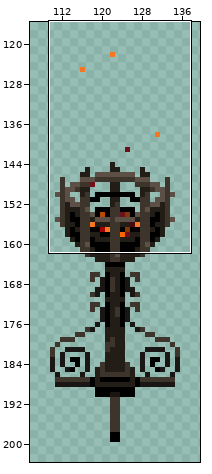
Two versions of one pixel-art file, Nevermore Unity Project/Assets/Art Assets/Alex/Ambient Enviro Art/ambient_enviro.ase. The first picture is a wide view before the edit; the outline marks the close-up.
Close-up. As it was:
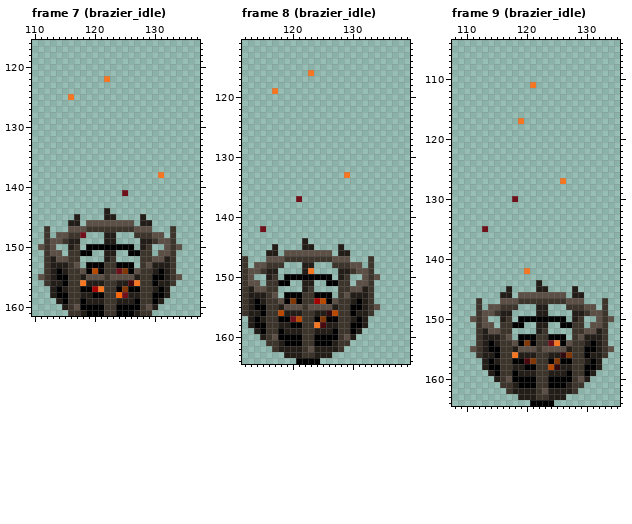
100x100 pixels, 12 frames. Colours within 5 levels of each other are drawn and written as one. Shown: frame 7 (brazier_idle): x 110..137, y 116..161; frame 8 (brazier_idle): x 112..139, y 111..164; frame 9 (brazier_idle): x 108..135, y 104..164. The old version is drawn lined up with the new one, on the new canvas. The wide view leaves out empty margins. The commit also changed other frames or places, which this record leaves out.
New version:
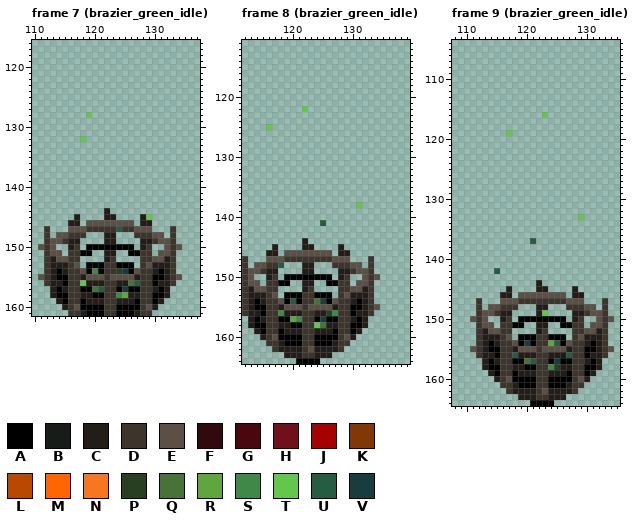
Palette (. is transparent): A #000000  B #181c19  C #231d18  D #3d342c  E #5b4f46  F #300a0e  G #49070e  H #70101a  J #a40202  K #823706  L #ba4900  M #ff6500  N #f77622  P #293f21  Q #477238  R #61a53f  S #3e8948  T #63c74d  U #265c42  V #193c3e
Change:
canvas 100x100 -> 237x319, the old top-left corner now at 72,102
Frame 7 (brazier_green_idle):
y 122: x 122 N -> .
y 125: x 116 N -> .
y 128: x 119 . -> T
y 132: x 118 . -> T
y 138: x 131 N -> .
y 141: x 125 H -> .
y 145: x 129 . -> T
y 147: x 124 D -> U
y 148: x 118 H -> D
y 154: x 120 L -> S; x 124..125 HK -> PV
y 156: x 118 N -> T; x 126..127 GN -> QU
y 157: x 120..121 JN -> QU; x 125 K -> V
y 158: x 124..125 MH -> SR
Frame 8 (brazier_green_idle):
y 116: x 123 N -> .
y 119: x 117 N -> .
y 122: x 122 . -> T
y 125: x 116 . -> T
y 133: x 129 N -> .
y 137: x 121 H -> .
y 138: x 131 . -> T
y 141: x 125 . -> U
y 142: x 115 H -> .
y 148: x 118 D -> U
y 149: x 123 N -> C
y 154: x 120 K -> U; x 124..125 JL -> QV
y 156: x 118 L -> S; x 126..127 FL -> PS
y 157: x 120..121 HL -> RS; x 125 K -> V
y 158: x 124..125 NG -> TQ
Frame 9 (brazier_green_idle):
y 111: x 121 N -> .
y 116: x 123 . -> T
y 117: x 119 N -> .
y 119: x 117 . -> T
y 127: x 126 N -> .
y 130: x 118 H -> .
y 133: x 129 . -> T
y 135: x 113 H -> .
y 137: x 121 . -> U
y 142: x 115 . -> U; x 120 N -> .
y 149: x 123 C -> T
y 154: x 120 K -> V; x 124..125 HN -> RU
y 156: x 118 N -> U; x 126..127 FK -> BU
y 157: x 120..121 GK -> QU; x 125 K -> V
y 158: x 124..125 LF -> SP
